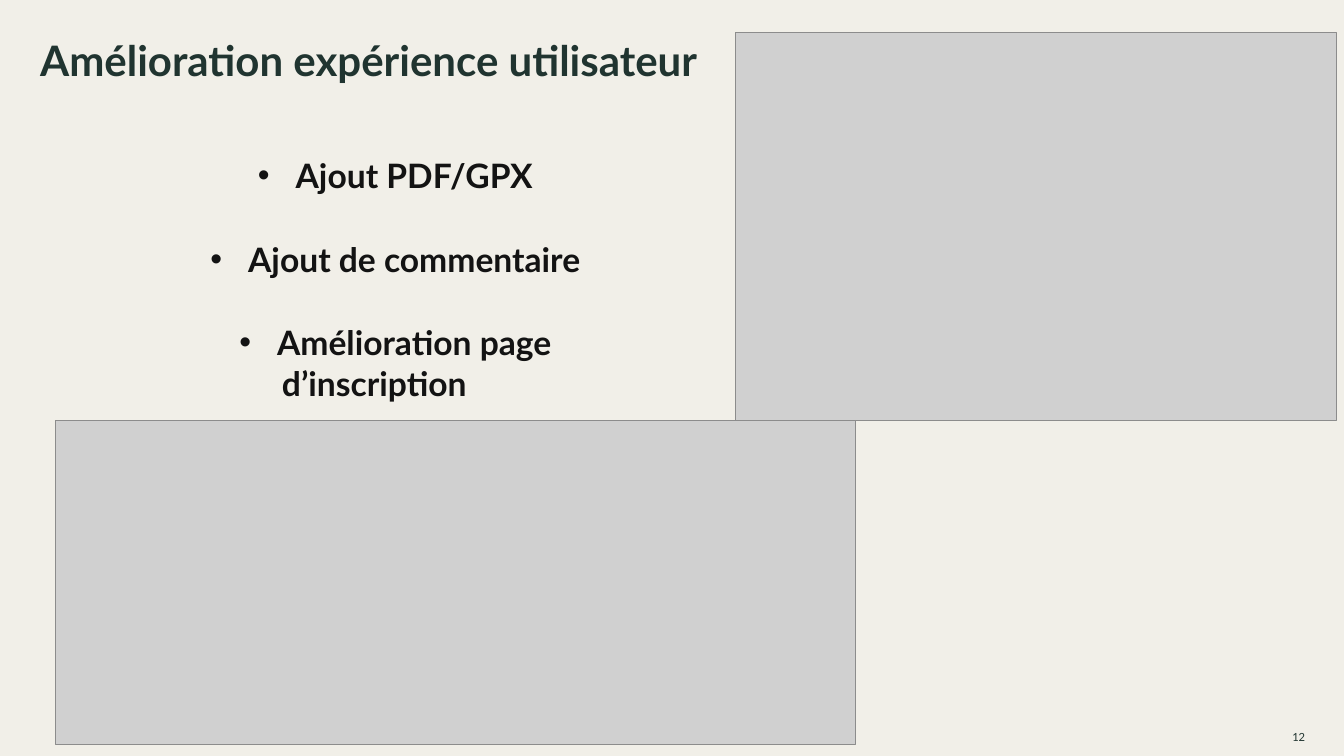
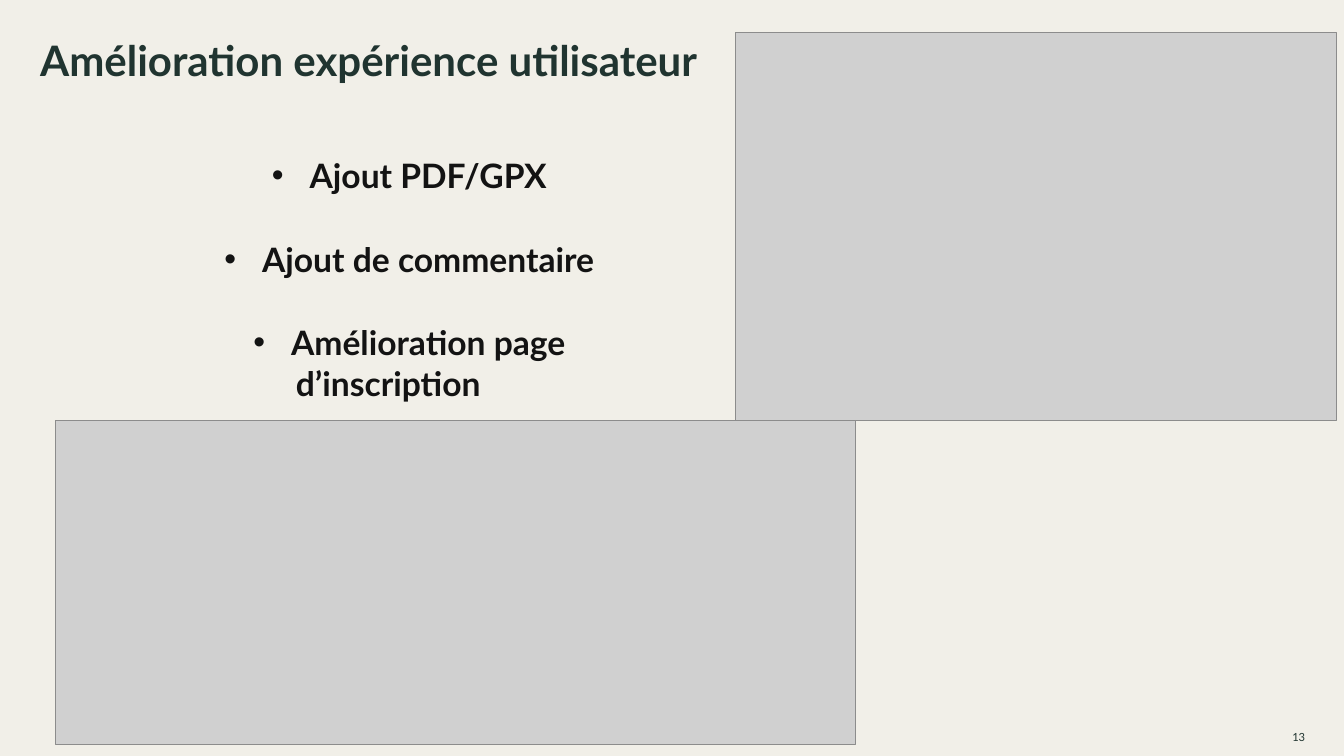
Before and after one commit to SashLamb/Trips-Roads, a slide deck: slide 13 of Documents/Presentation_S4.pptx (slide 12 before the commit). Drawn at 1344x756 pixels with LibreOffice and Linux fonts; fonts in the diff are those of the drawing; grey boxes stand for pictures; background and template pictures are left out. Boxes give left, top, right and bottom in pixels: in the first picture for what was removed or moved away, otherwise in the second. Text is boxed around its words. In the diff, an @@ line names an element or a change of style, - is before the commit and + after.

```diff
--- a/Documents/Presentation_S4.pptx
+++ b/Documents/Presentation_S4.pptx
@@ text "Ajout PDF/GPX": place and size @@
-text "Ajout PDF/GPX" at <box>248,163,580,402</box>
+text "Ajout PDF/GPX" at <box>262,163,594,402</box>
```
Also in this commit, not shown: 9 other slides changed.
